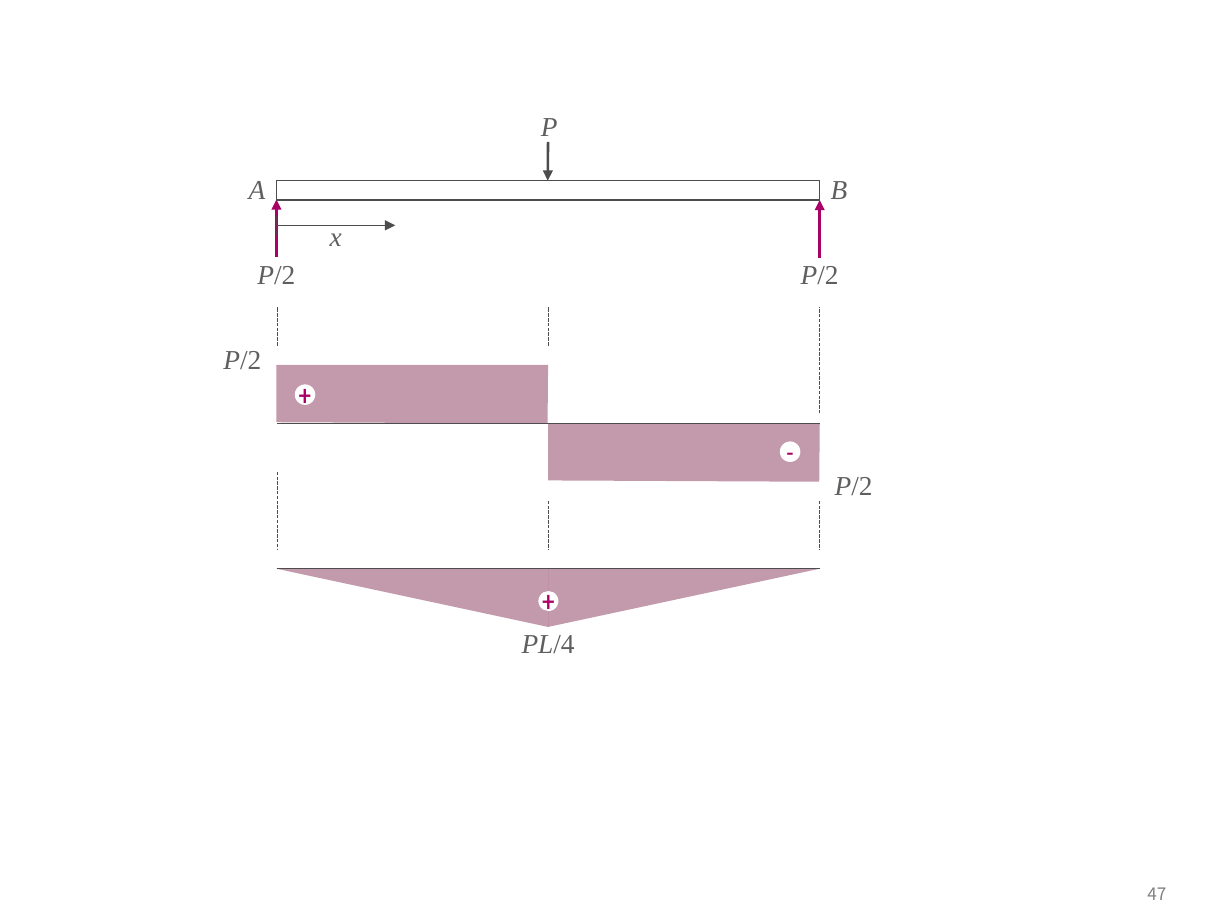
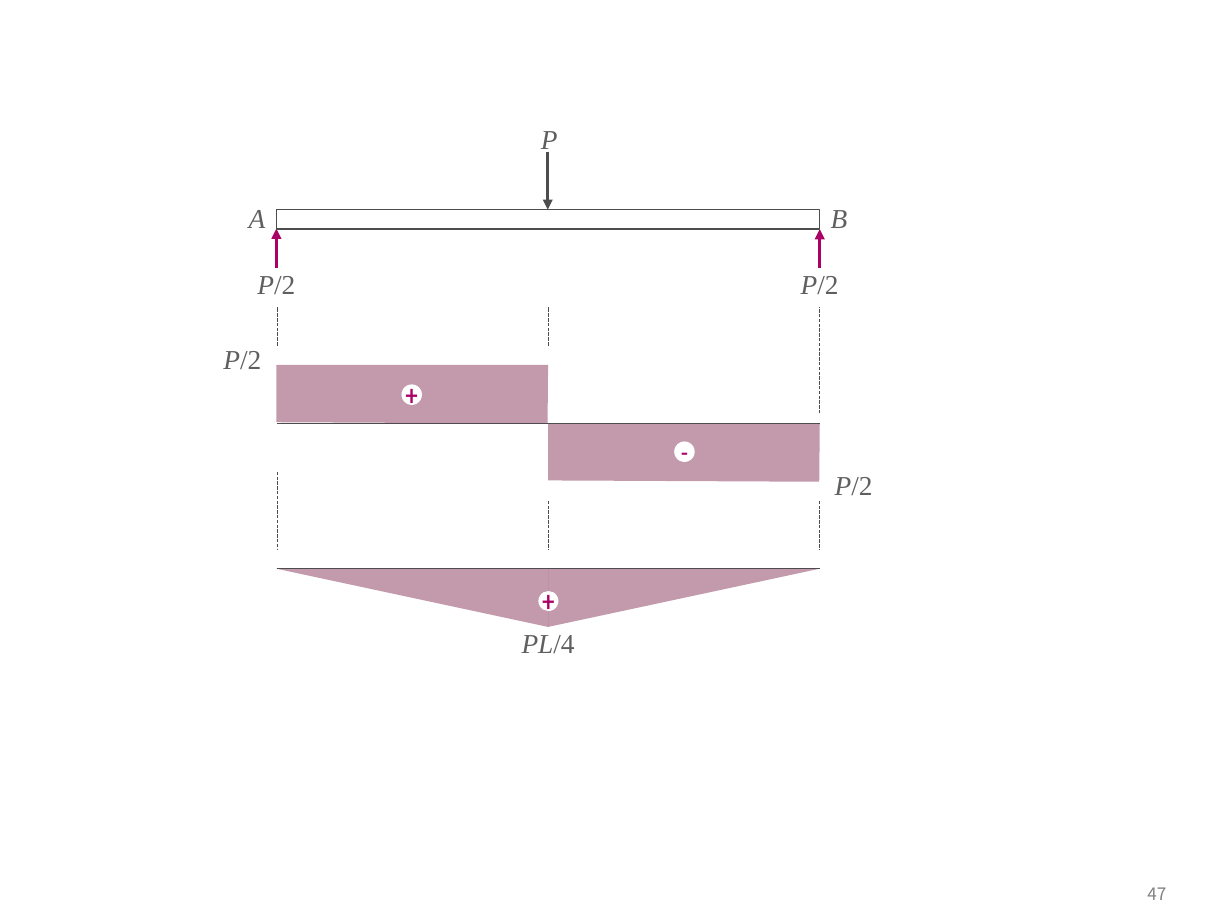
Before and after one commit to ironbell87/structural_mechanics_II, a slide deck: slide 47 of figures.pptx. Drawn at 1232x924 pixels with LibreOffice and Linux fonts; fonts in the diff are those of the drawing. Boxes give left, top, right and bottom in pixels: in the first picture for what was removed or moved away, otherwise in the second. Text is boxed around its words. In the diff, an @@ line names an element or a change of style, - is before the commit and + after.

```diff
--- a/figures.pptx
+++ b/figures.pptx
@@ text "P" rewrapped from [541, 118, 558, 136] to [541, 131, 558, 154] @@
@@ arrow moved from (548, 142) - (548, 181) to (548, 152) - (548, 209) @@
@@ 2 texts, 1 rectangle: place and size @@
-2 texts, 1 rectangle at [249, 181, 848, 201]
+2 texts, 1 rectangle at [249, 209, 848, 229]
@@ arrow moved from (276, 257) - (276, 200) to (276, 269) - (276, 229) @@
@@ line removed from (277, 216) to (276, 235) @@
@@ arrow removed from (276, 225) to (395, 225) @@
@@ text removed at [330, 225, 342, 246] @@
-x
@@ arrow moved from (819, 257) - (819, 200) to (819, 269) - (819, 229) @@
@@ text "P/2": place and size @@
-text "P/2" at [257, 266, 295, 285]
+text "P/2" at [257, 276, 295, 295]
@@ text "P/2": place and size @@
-text "P/2" at [801, 266, 839, 284]
+text "P/2" at [801, 276, 839, 294]
@@ ellipse "+": place and size @@
-ellipse "+" at [294, 384, 315, 405]
+ellipse "+" at [402, 384, 423, 405]
@@ ellipse "-": place and size @@
-ellipse "-" at [780, 441, 801, 462]
+ellipse "-" at [674, 441, 695, 462]
```
Also in this commit, not shown: 5 other slides changed, 20 other files.
